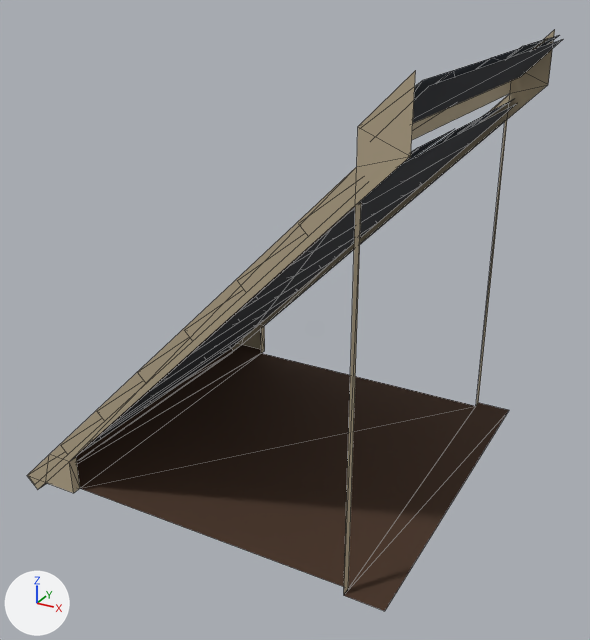
The glTF model houses/roof-high-slate.glb, before and after one commit.
Both versions are drawn from a 50 mm camera at (0.996, -1.811, 1.304) aimed at (0.023, -0.041, 0.419). Arrows for +X, +Y and +Z are at lower left; the lights stay in place. The first picture is the older version. Mesh edges are drawn as thin lines. Vertices at exactly the same position are counted once.

The first picture shows 'roof-high-slate'.
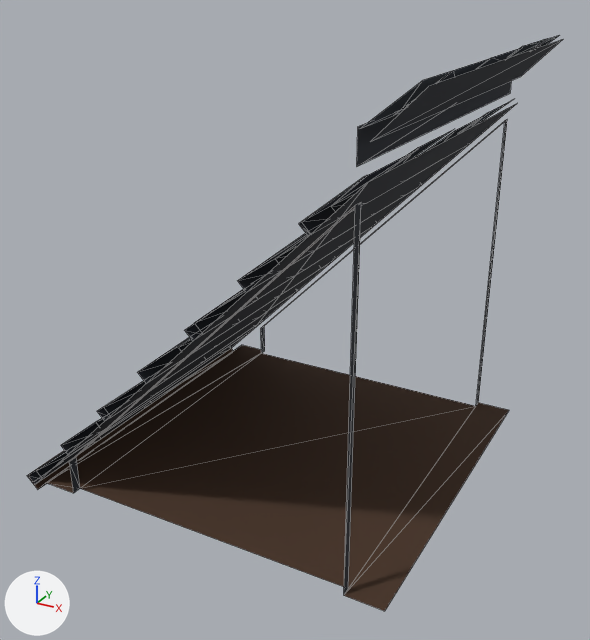
Boxes (x1, y1, x2, y2) around the edits, measured in the pictures (590 x 640 px):
'roof-high-slate', reshaped
    before: (27, 30, 563, 611)
    after: (27, 36, 563, 611)
part 1 of me_roof_high_slate, deleted
    before: (27, 70, 416, 493)
part 2 of me_roof_high_slate, deleted
    before: (232, 30, 555, 351)
part 3 of me_roof_high_slate, recoloured
    both: (70, 81, 511, 594)

Patch to the scene script:
```diff
--- a/houses/roof-high-slate.glb.py
+++ b/houses/roof-high-slate.glb.py
@@ me_roof_high_slate @@
 # used by ob_roof_high_slate; location = (0.0, 0.0, 0.0)
 # verts and faces of me_roof_high_slate; kept vertices keep their numbers, new ones are numbered from 340
 # before: 0 (-0.5, -0.5, 0.0) at pixel (45, 482), 2 (-0.4, -0.5, 0.0) at pixel (73, 493), 12 (-0.4, -0.5, 0.1) at pixel (69, 461), 15 (0.4, -0.5, 0.9) at pixel (355, 205), 20 (-0.571, -0.5, 0.0) at pixel (26, 475)
 # before: 22 (-0.535, -0.5, -0.035) at pixel (37, 489), 61 (0.4, -0.5, 0.971) at pixel (356, 166), 62 (0.4, -0.5, 1.041) at pixel (357, 126), 63 (-0.471, -0.5, 0.1) at pixel (49, 454), 64 (0.5, -0.5, 1.0) at pixel (410, 156)
 # before: 65 (0.5, -0.5, 1.141) at pixel (415, 70)
 # before: 4 (-0.4, 0.5, 0.0) at pixel (264, 350), 5 (-0.5, 0.5, 0.0) at pixel (241, 344), 13 (-0.4, 0.5, 0.1) at pixel (264, 325), 18 (0.4, 0.5, 0.9) at pixel (507, 119), 21 (-0.535, 0.5, -0.035) at pixel (233, 351)
 # before: 23 (-0.571, 0.5, 0.0), 24 (-0.471, 0.5, 0.1), 25 (0.4, 0.5, 0.971) at pixel (510, 93), 26 (0.5, 0.5, 1.0) at pixel (548, 84), 27 (0.4, 0.5, 1.041)
 # before: 28 (0.5, 0.5, 1.141) at pixel (554, 29)
-me_roof_high_slate.from_pydata(...)  # 340 vertices, 288 faces; spans x -0.571..0.524, y -0.5..0.5, z -0.035..1.141
+me_roof_high_slate.from_pydata(...)  # 334 vertices, 270 faces; spans x -0.571..0.524, y -0.5..0.5, z -0.035..1.128
+# me_roof_high_slate part 1
+delete_vertices([63, 64, 65])  # with the faces that use them
+delete_faces([(0, 2, 12), (0, 20, 22), (12, 15, 61)])
+# me_roof_high_slate part 2
+delete_vertices([24, 26, 28])  # with the faces that use them
+delete_faces([(4, 5, 13), (5, 21, 23), (13, 25, 18)])
+# me_roof_high_slate part 3: 10 kept faces spanning x -0.4..0.4, y -0.5..0.5, z 0.0..1.041 get new vertex colours; the middle colour goes from beige #b6a78b to black #22262e
 me_roof_high_slate.materials.append(mat_roofing)
```
